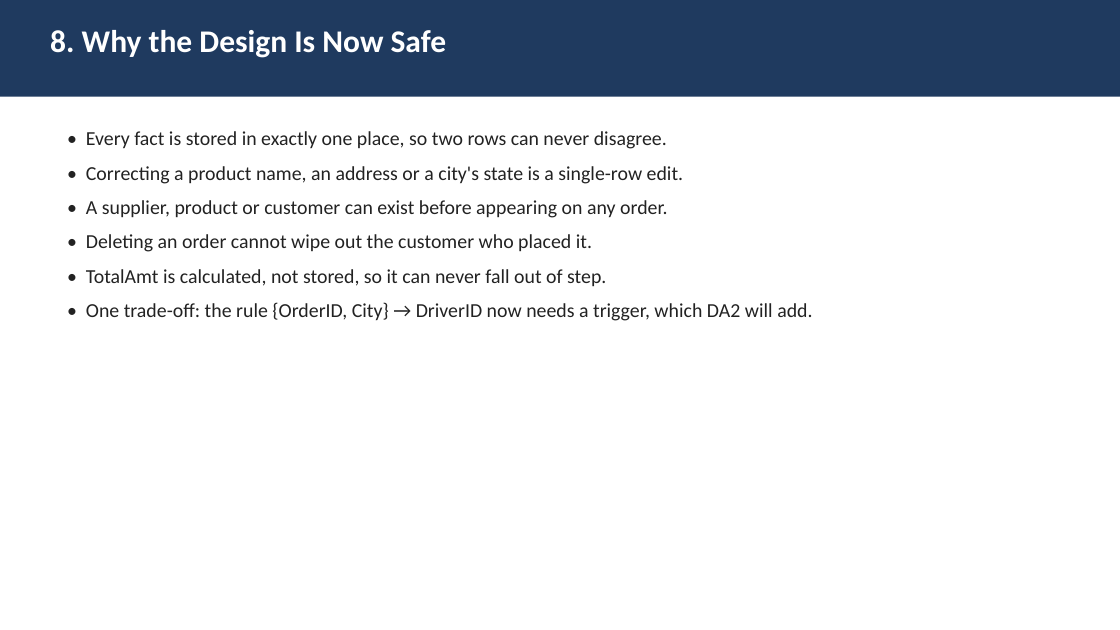
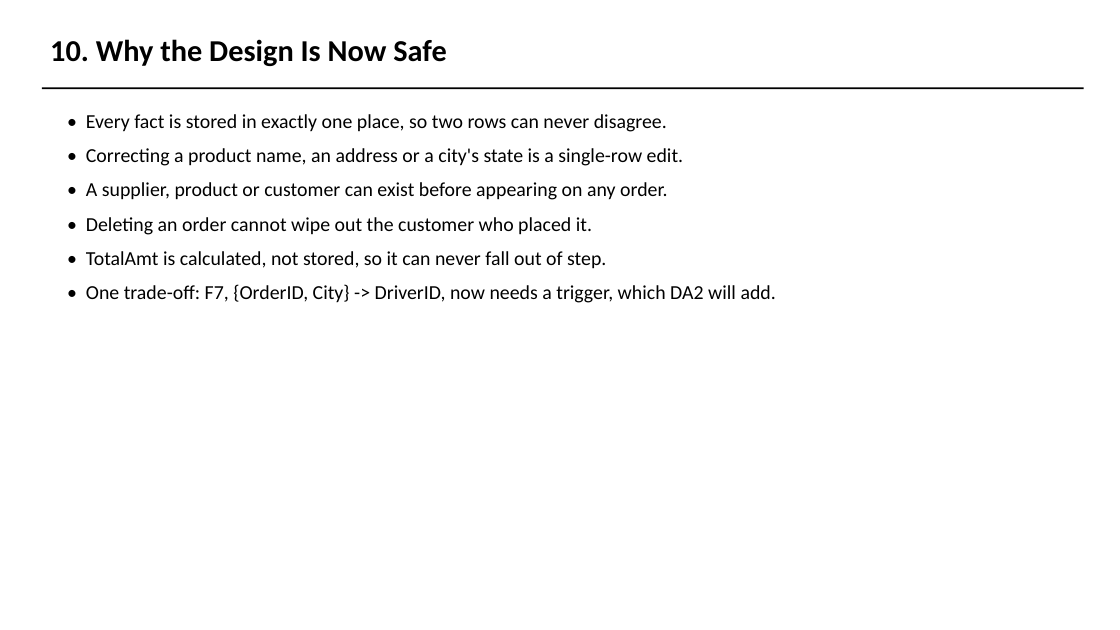
Before and after one commit to AviDhandhania/warehouse-supply-chain-dbms, a slide deck: slide 31 of presentation/DA1_Presentation.pptx (slide 20 before the commit). Drawn at 1120x630 pixels with LibreOffice and Linux fonts; fonts in the diff are those of the drawing. Boxes give left, top, right and bottom in pixels: in the first picture for what was removed or moved away, otherwise in the second. Text is boxed around its words. In the diff, an @@ line names an element or a change of style, - is before the commit and + after.

```diff
--- a/presentation/DA1_Presentation.pptx
+++ b/presentation/DA1_Presentation.pptx
@@ text at bbox=[50, 39, 446, 66]: text changed; size 27 to 26 pt; text colour #FFFFFF to #000000 @@
-8. Why the Design Is Now Safe
+10. Why the Design Is Now Safe
@@ rectangle: place and size @@
-rectangle at bbox=[0, 0, 1120, 97]
+rectangle at bbox=[42, 87, 1084, 89]
@@ rectangle at bbox=[42, 87, 1084, 89]: fill #1F3A5F to #000000 @@
@@ text "• Every fact is stored ...": place and size @@
-text "• Every fact is stored ..." at bbox=[86, 131, 812, 321]
+text "• Every fact is stored ..." at bbox=[86, 114, 776, 303]
@@ text at bbox=[86, 114, 684, 269]: text colour #222222 to #000000 in "• Every fact is stored in exactly ...", "• Correcting a product name, an address ...", "• A supplier, product or customer can ...", "• Deleting an order cannot wipe out ..." and 1 more places @@
@@ text at bbox=[86, 284, 776, 303]: text changed; text colour #222222 to #000000 @@
-• One trade-off: the rule {OrderID, City} → DriverID now needs a trigger, which DA2 will add.
+• One trade-off: F7, {OrderID, City} -> DriverID, now needs a trigger, which DA2 will add.
```
Also in this commit, not shown: 16 other slides changed, 16 slides added, 5 slides removed, 14 other files.
